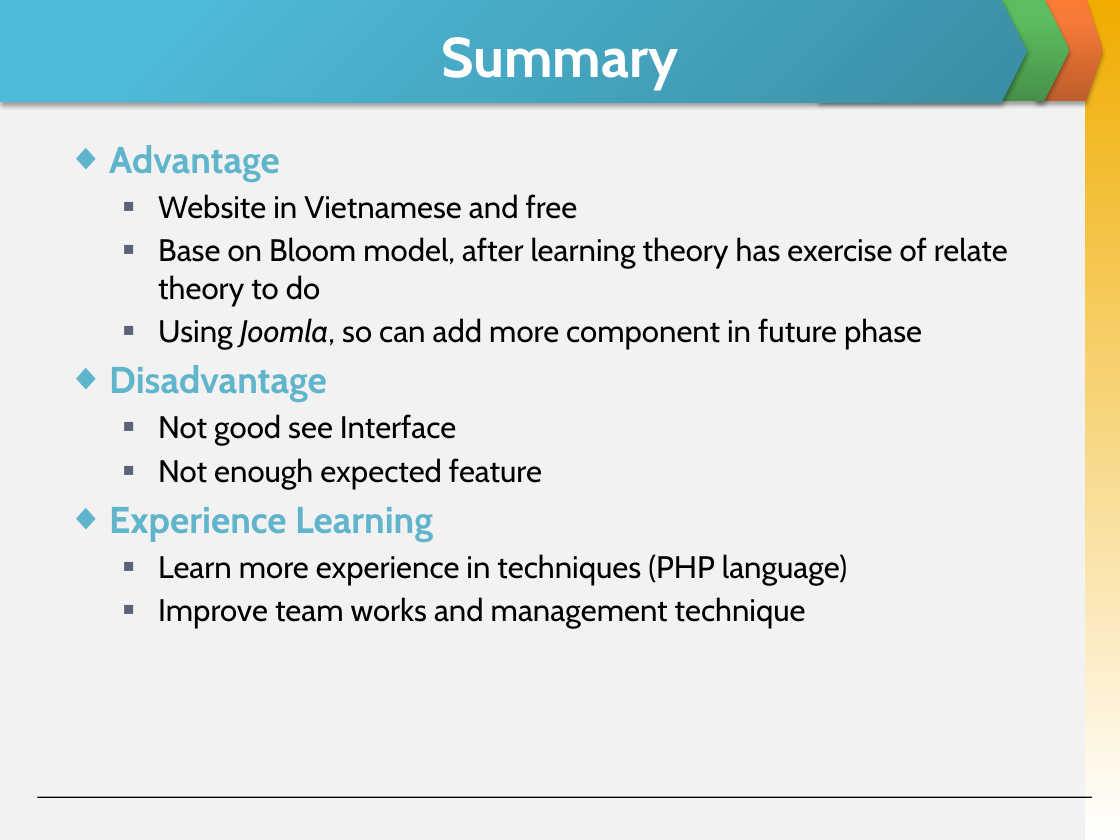
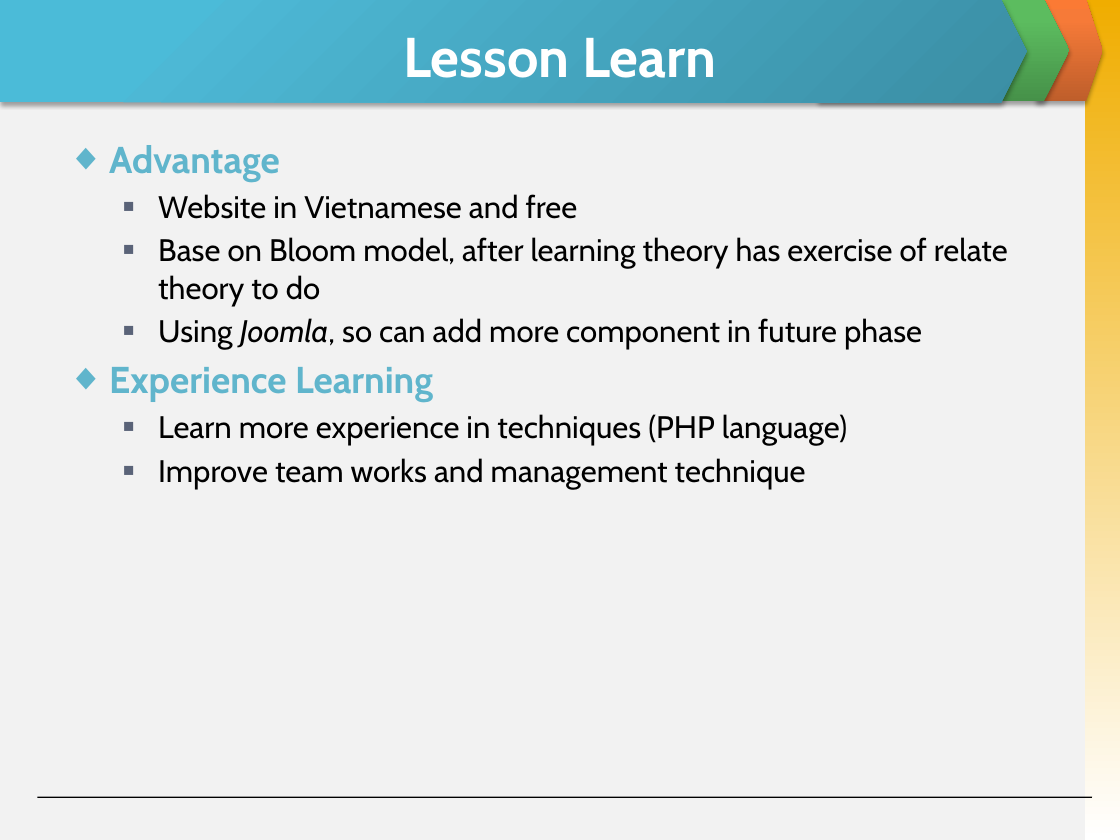
Before and after one commit to skyview059/e-learning-website, a slide deck: slide 33 of Document/Final report/Slide Present E-Learning.pptx (slide 34 before the commit). Drawn at 1120x840 pixels with LibreOffice and Linux fonts; fonts in the diff are those of the drawing. Boxes give left, top, right and bottom in pixels: in the first picture for what was removed or moved away, otherwise in the second. Text is boxed around its words. In the diff, an @@ line names an element or a change of style, - is before the commit and + after.

```diff
--- a/Document/Final report/Slide Present E-Learning.pptx
+++ b/Document/Final report/Slide Present E-Learning.pptx
@@ title at box(403, 38, 716, 78): text changed @@
-Summary
+Lesson Learn
@@ text at box(109, 365, 542, 489): paragraphs removed @@
-◆ Disadvantage
-  ■ Not good see Interface
-  ■ Not enough expected feature
```
Also in this commit, not shown: 11 other slides changed, 3 slides added, 3 slides removed.
